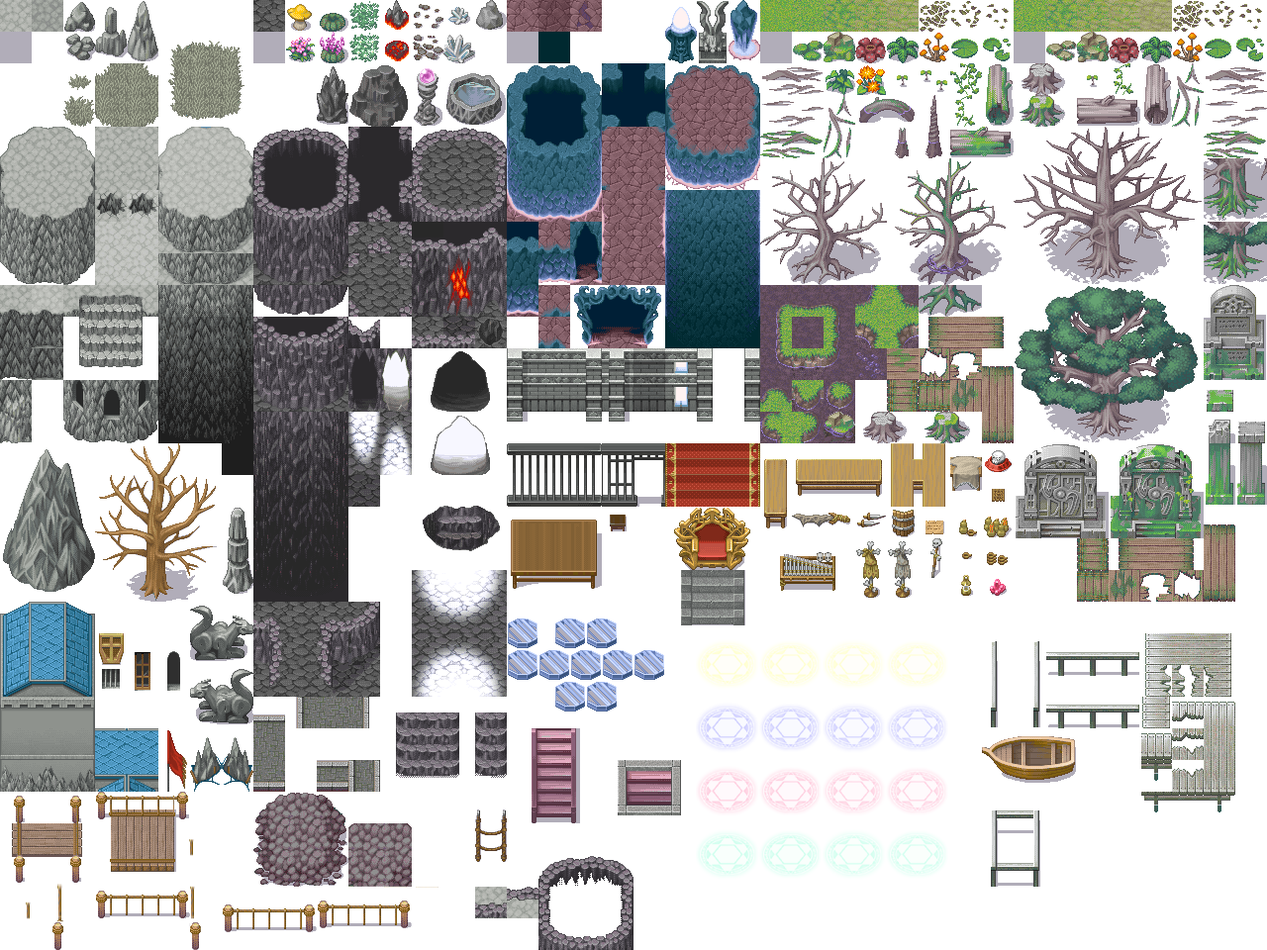
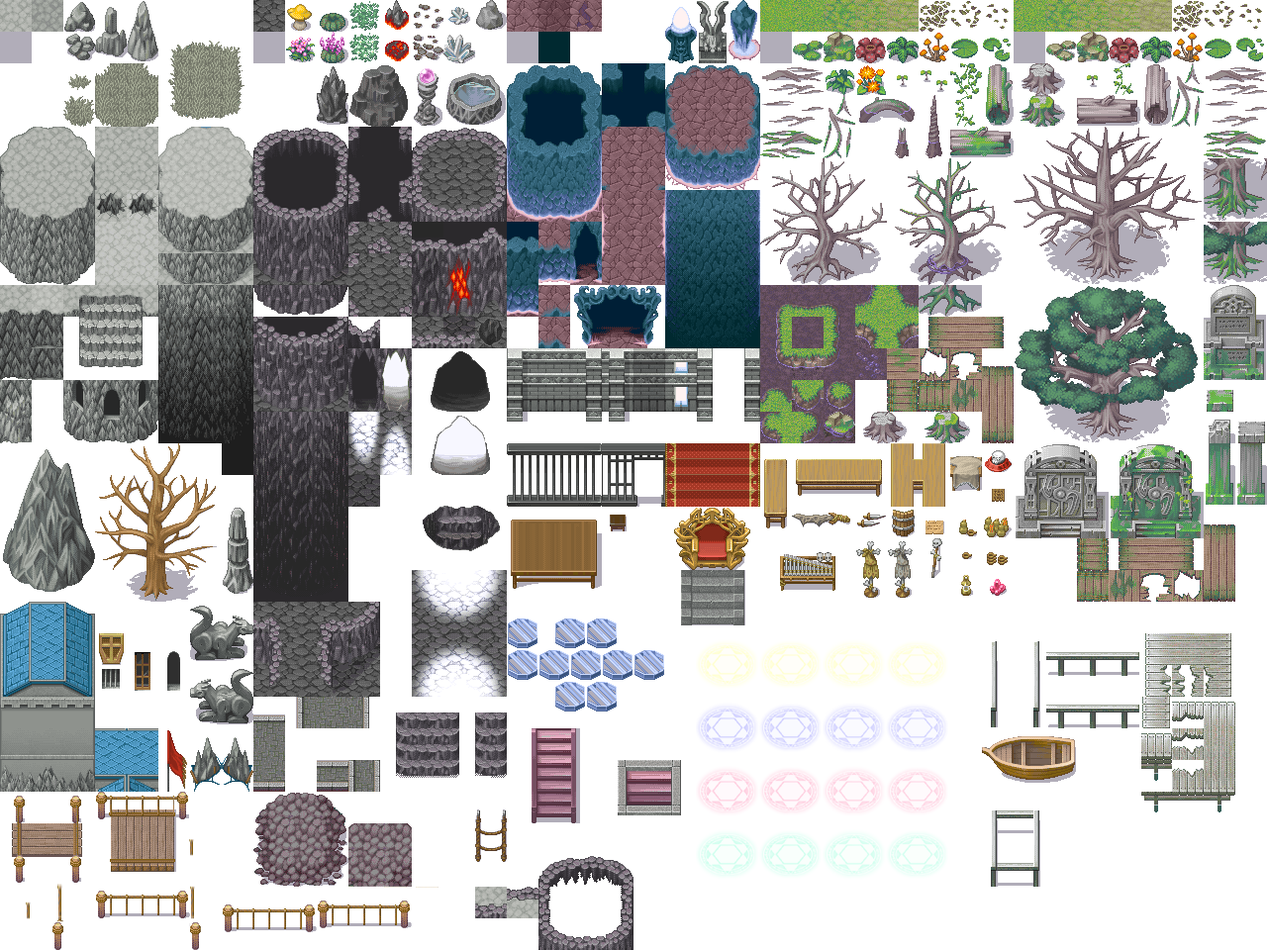
Revision of a layered 1267px x 950px image; what changed, layer by layer:
renamed "Calque 31" to "Calque 35", painted on it over [left=475, top=902, right=507, bottom=919]
painted on "Calque 34" over [left=559, top=879, right=605, bottom=886]
